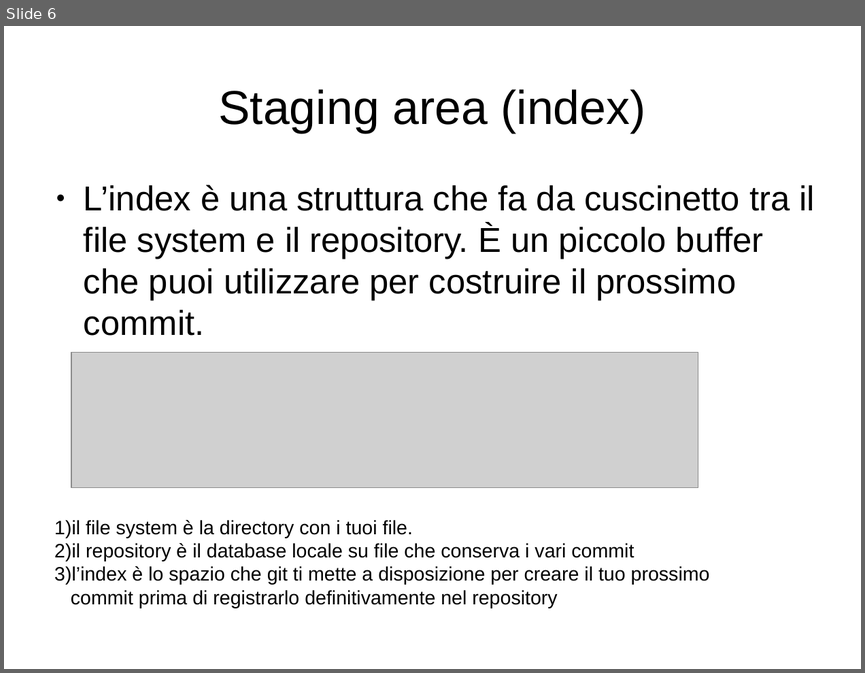
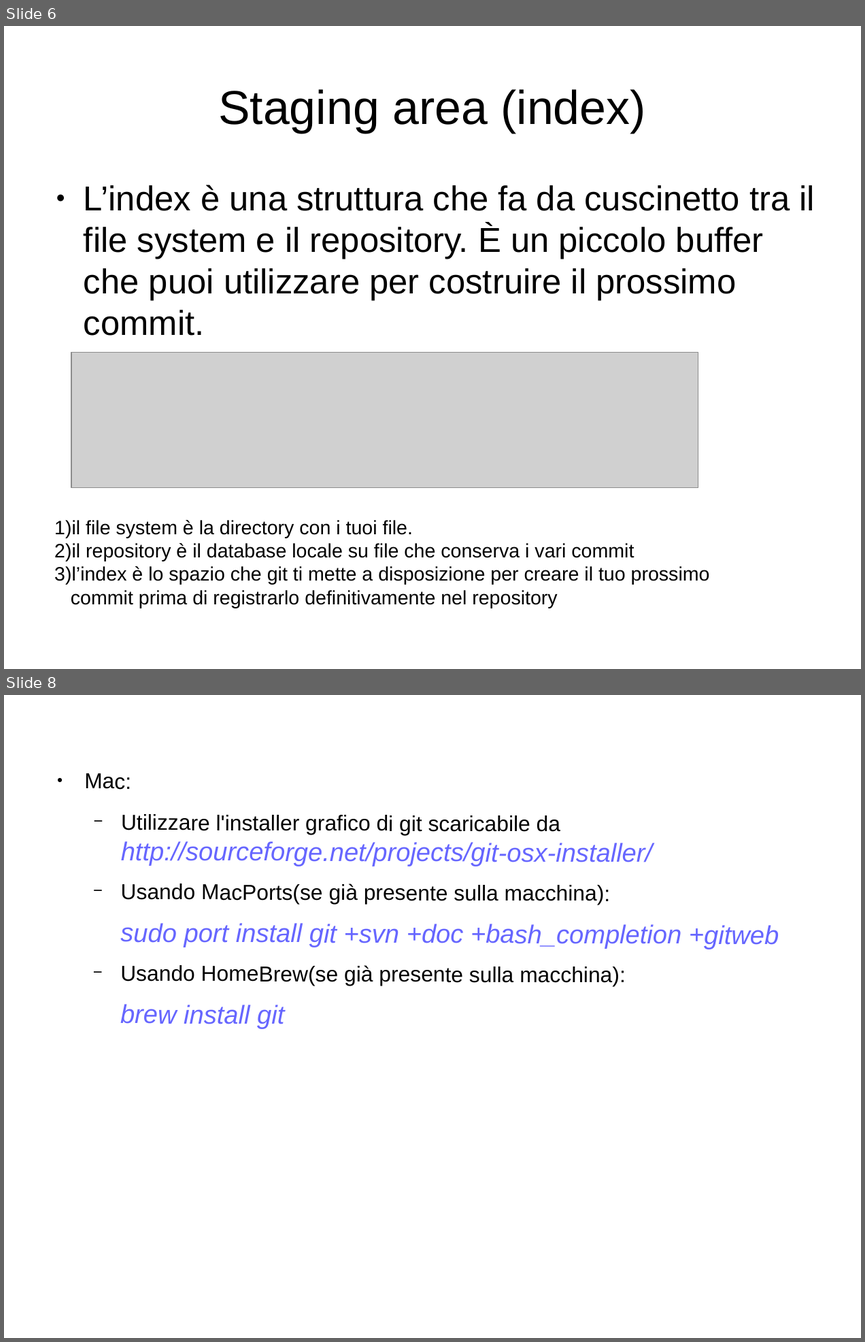
Before and after one commit to GioeleCicchini/Git-Presentation, a slide deck: presentazione git.odp. Shown one above the other, each under a label of ours: slide 6 before the commit, slides 6 and 8 after it; the slides between them are not shown. The pictures are 865x673 and 865x1342 pixels, drawn with LibreOffice and Linux fonts; fonts in the diff are those of the drawing; grey boxes stand for pictures. Boxes give left, top, right and bottom in pixels: in the first picture for what was removed or moved away, otherwise in the second. Text is boxed around its words. In the diff, an @@ line names an element or a change of style, - is before the commit and + after.

Commit message:
Aggiunta diapositive per installare Git

```diff
--- a/presentazione git.odp
+++ b/presentazione git.odp
@@ slide 8 added at <box>4,695,861,1338</box>, background #FFFFFF @@
@@ text added at <box>84,773,779,1029</box>, 20 pt, text #000000 @@
+● Mac:
+  − Utilizzare l'installer grafico di git scaricabile da http://sourceforge.net/projects/git-osx-installer/
+  − Usando MacPorts(se già presente sulla macchina):
+  sudo port install git +svn +doc +bash_completion +gitweb
+  − Usando HomeBrew(se già presente sulla macchina):
+  brew install git
```
Also in this commit, not shown: 1 other slide added.
